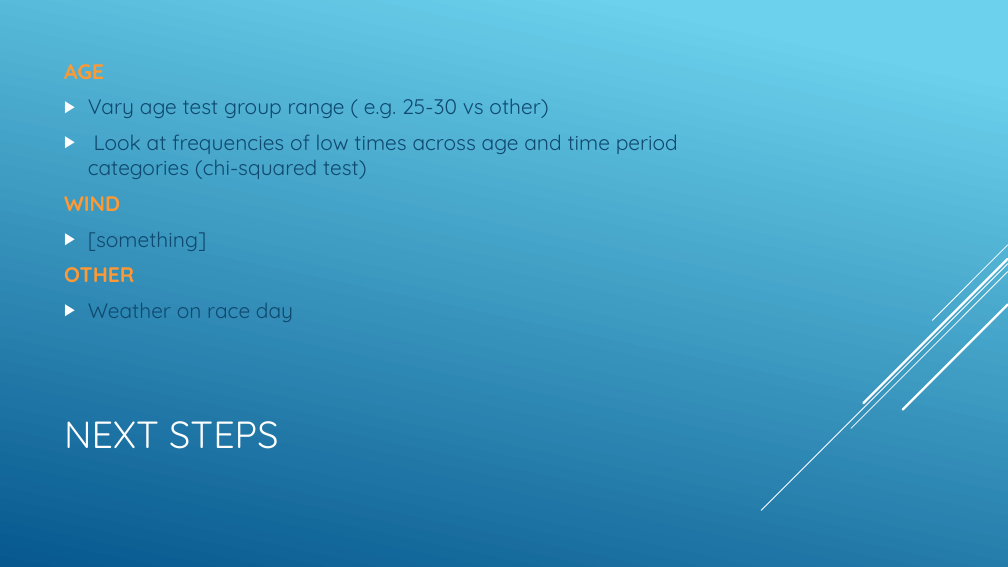
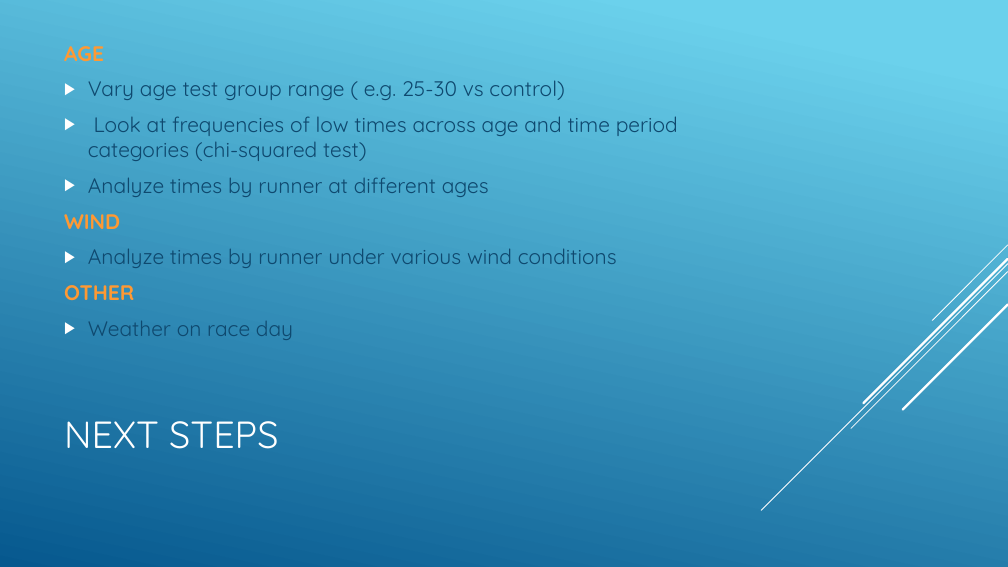
Before and after one commit to anesumasube/The-Perfect-Race, a slide deck: slide 8 of the_perfect_race.pptx. Drawn at 1008x567 pixels with LibreOffice and Linux fonts; fonts in the diff are those of the drawing. Boxes give left, top, right and bottom in pixels: in the first picture for what was removed or moved away, otherwise in the second. Text is boxed around its words. In the diff, an @@ line names an element or a change of style, - is before the commit and + after.

```diff
--- a/the_perfect_race.pptx
+++ b/the_perfect_race.pptx
@@ text at (x1=88, y1=80, x2=564, y2=100): text changed @@
-▶ Vary age test group range ( e.g. 25-30 vs other)
+▶ Vary age test group range ( e.g. 25-30 vs control)
@@ text at (x1=88, y1=178, x2=489, y2=197): paragraph added @@
+▶ Analyze times by runner at different ages
@@ text at (x1=88, y1=249, x2=617, y2=268): text changed @@
-▶ [something]
+▶ Analyze times by runner under various wind conditions
```
Also in this commit, not shown: 2 other files.
